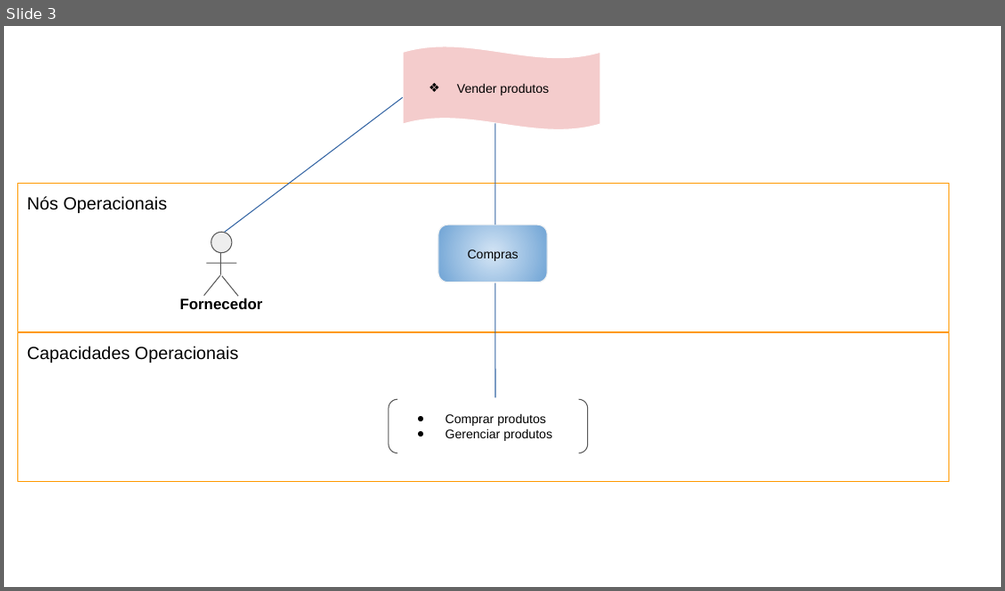
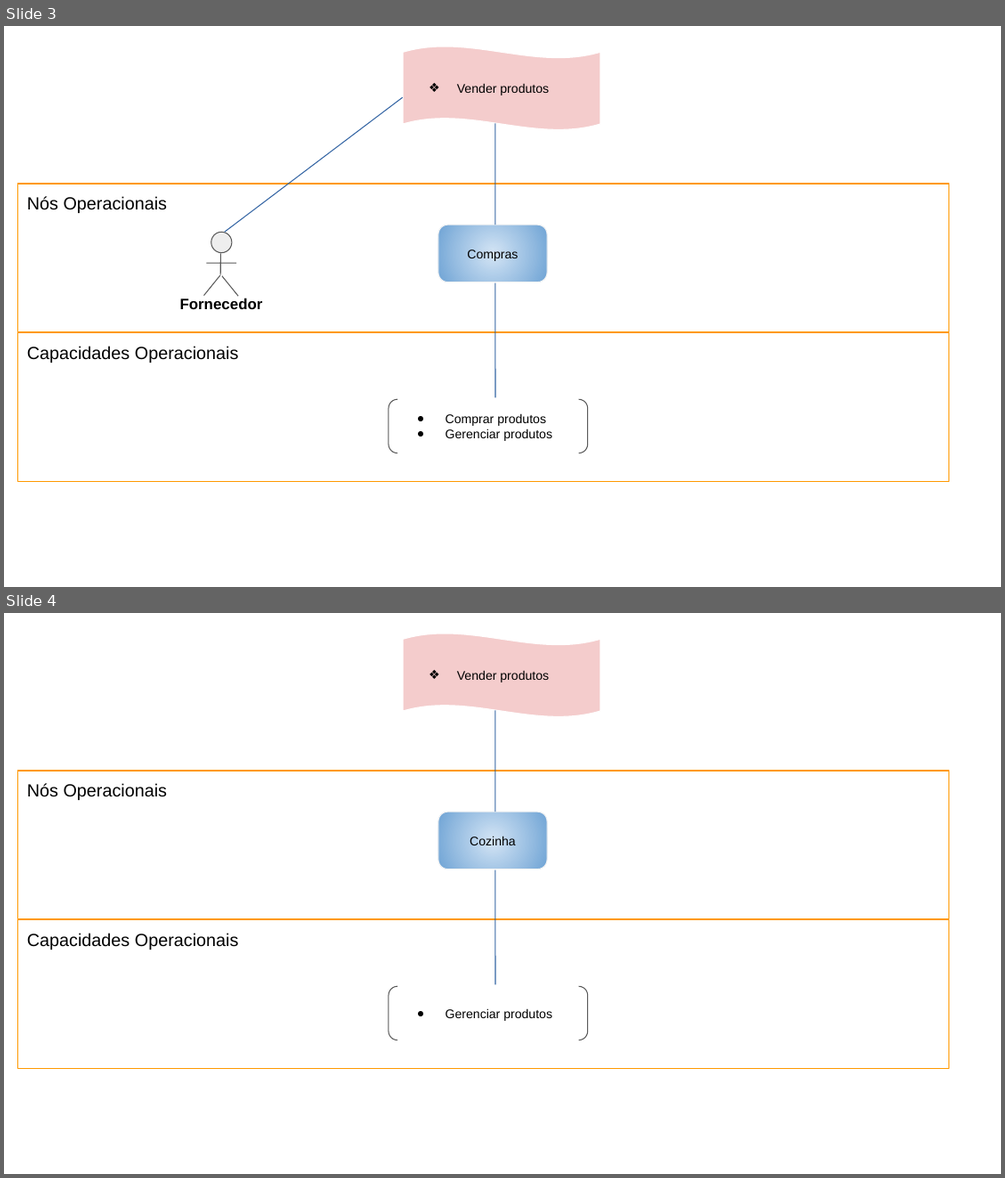
Before and after one commit to Darienzo08/ope_ads, a slide deck: docs/ARTEFATOS(15-23)/Arquitetura_Negócio/15) Arquitetura de Negócio para cada Cenário.pptx. Shown one above the other, each under a label of ours: slide 3 before the commit, slides 3 and 4 after it. The pictures are 1005x591 and 1005x1178 pixels, drawn with LibreOffice and Linux fonts; fonts in the diff are those of the drawing. Boxes give left, top, right and bottom in pixels: in the first picture for what was removed or moved away, otherwise in the second. Text is boxed around its words. In the diff, an @@ line names an element or a change of style, - is before the commit and + after.

Commit message:
gerenciar produtos - comprar produtos

```diff
--- a/docs/ARTEFATOS(15-23)/Arquitetura_Negócio/15) Arquitetura de Negócio para cada Cenário.pptx
+++ b/docs/ARTEFATOS(15-23)/Arquitetura_Negócio/15) Arquitetura de Negócio para cada Cenário.pptx
@@ slide 4 added at box(4, 613, 1001, 1174), background #FFFFFF @@
@@ wave added at box(403, 633, 600, 716), fill #F4CCCC, outline #FFFFFF 0.74 pt, 10 pt, text #000000 @@
+❖ Vender produtos
@@ freeform shape added at box(495, 711, 495, 812), outline #3465A4 0.74 pt @@
@@ rectangle added at box(18, 771, 949, 919), outline #FF9900 0.74 pt, 14 pt, text #000000 @@
+Nós Operacionais
@@ rounded rectangle added at box(438, 812, 547, 869), fill gradient #D4E5F5 to #70A4D5, outline #F3F3F3 0.74 pt, 10 pt, text #000000 @@
+Cozinha
@@ freeform shape added at box(495, 870, 495, 985), outline #3465A4 0.74 pt @@
@@ rectangle added at box(18, 920, 949, 1068), outline #FF9900 0.74 pt, 14 pt, text #000000 @@
+Capacidades Operacionais
@@ bracket pair added at box(388, 987, 588, 1040), outline #595959 0.74 pt, 10 pt, text #000000 @@
+● Gerenciar produtos
```
Also in this commit, not shown: 3 other slides changed, 16 other files.
